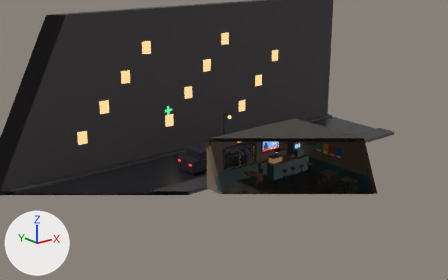
A saved change to the glTF model assets/escenarios/cafeteria.glb.
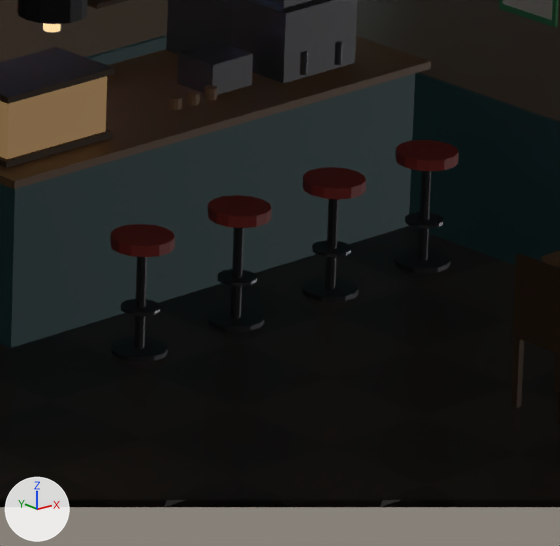
Each version is shown whole from a 50 mm camera at (-26.99, -25.53, 15.25) aimed at (-1.46, 6.38, 2.49), then close up on the part from 61% to 72% of the width and 54% to 71% of the height. Arrows for +X, +Y and +Z are at lower left; the lights stay in place. The first two pictures are the older version. Everything nearer to the camera than a plane just in front of the edit is cut away. Vertices at exactly the same position are counted once.

In view in the first close-up: 'banqueta_asiento', 'banqueta_metal', 'barra_cuerpo', 'barra_tope', 'madera', 'metal', 'muros', 'piso_a', 'piso_b', 'sillas', 'vitrina', 'zocalo' and 6 more.
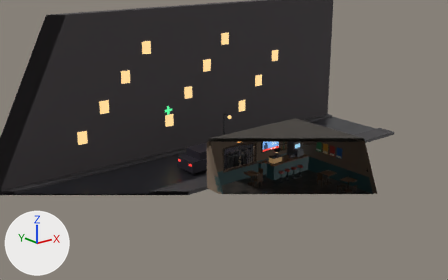
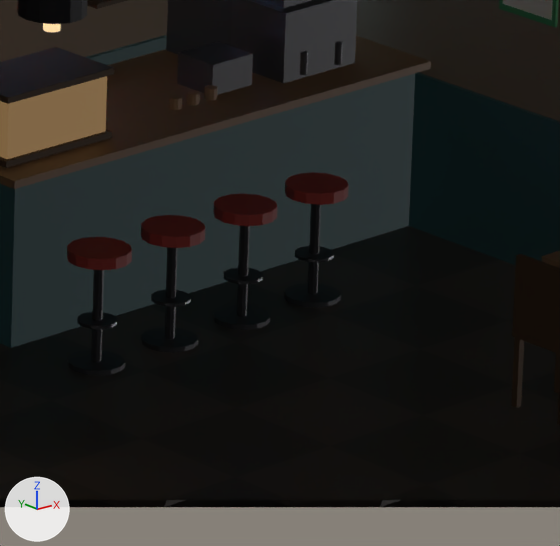
Commit message: Centrar Cashier en la cafeteria

Boxes [x1, y1, x2, y2] around the edits, measured in the close-ups (560 x 546 px; the box of a moved part takes in the faces that stretch with it):
'banqueta_metal', reshaped (19% narrower, 10% shorter)
    before: [111, 171, 450, 362]
    after: [68, 204, 341, 375]
'banqueta_asiento', reshaped (19% narrower, 16% shorter)
    before: [110, 140, 459, 257]
    after: [67, 172, 349, 270]
part 1 of me_banqueta_asiento, moved or reshaped
    before: [110, 224, 175, 257]
    after: [67, 237, 132, 270]
part 2 of me_banqueta_asiento, moved or reshaped
    before: [208, 195, 272, 228]
    after: [141, 215, 205, 248]
part 3 of me_banqueta_asiento, moved or reshaped
    before: [303, 167, 366, 199]
    after: [214, 194, 278, 226]
part 4 of me_banqueta_asiento, moved or reshaped
    before: [396, 140, 459, 171]
    after: [285, 172, 349, 205]
part 5 of me_banqueta_metal, moved or reshaped
    before: [111, 257, 168, 362]
    after: [68, 270, 125, 375]
part 6 of me_banqueta_metal, moved or reshaped
    before: [121, 299, 160, 316]
    after: [78, 312, 117, 329]
part 7 of me_banqueta_metal, moved or reshaped
    before: [207, 227, 264, 332]
    after: [141, 248, 198, 352]
part 8 of me_banqueta_metal, moved or reshaped
    before: [218, 269, 257, 286]
    after: [151, 289, 191, 307]
part 9 of me_banqueta_metal, moved or reshaped
    before: [302, 199, 358, 302]
    after: [213, 226, 270, 330]
part 10 of me_banqueta_metal, moved or reshaped
    before: [312, 240, 351, 257]
    after: [224, 267, 263, 284]
part 11 of me_banqueta_metal, moved or reshaped
    before: [395, 171, 450, 273]
    after: [284, 204, 341, 308]
part 12 of me_banqueta_metal, moved or reshaped
    before: [405, 212, 444, 229]
    after: [295, 246, 334, 263]

The change, as a list of edits to the scene's bpy script:
```text
Change me_banqueta_asiento:
    used by ob_banqueta_asiento; location = (0.0, 0.0, 0.0)
    remove me_banqueta_asiento.from_pydata(...)  # 120 vertices, 224 faces; spans x 0.76..3.54, y 2.59..2.97, z 0.67..0.74
    add me_banqueta_asiento.from_pydata(...)  # 120 vertices, 224 faces; spans x 0.41..2.59, y 2.59..2.97, z 0.67..0.74
    me_banqueta_asiento part 1: the loose piece of 30 vertices spanning x 0.76..1.14, y 2.59..2.97, z 0.67..0.74 is moved by (-0.35, 0.0, 0.0)
    me_banqueta_asiento part 2: the loose piece of 30 vertices spanning x 1.56..1.94, y 2.59..2.97, z 0.67..0.74 is moved by (-0.55, 0.0, 0.0)
    me_banqueta_asiento part 3: the loose piece of 30 vertices spanning x 2.36..2.74, y 2.59..2.97, z 0.67..0.74 is moved by (-0.75, 0.0, 0.0)
    me_banqueta_asiento part 4: the loose piece of 30 vertices spanning x 3.16..3.54, y 2.59..2.97, z 0.67..0.74 is moved by (-0.95, 0.0, 0.0)
Change me_banqueta_metal:
    used by ob_banqueta_metal; location = (0.0, 0.0, 0.0)
    remove me_banqueta_metal.from_pydata(...)  # 292 vertices, 544 faces; spans x 0.78..3.52, y 2.61..2.95, z 0.0..0.66
    add me_banqueta_metal.from_pydata(...)  # 292 vertices, 544 faces; spans x 0.43..2.57, y 2.61..2.95, z 0.0..0.66
    me_banqueta_metal part 5: the loose piece of 47 vertices spanning x 0.78..1.12, y 2.61..2.95, z 0.0..0.66 is moved by (-0.35, 0.0, 0.0)
    me_banqueta_metal part 6: the loose piece of 26 vertices spanning x 0.83..1.07, y 2.66..2.9, z 0.27..0.29 is moved by (-0.35, 0.0, 0.0)
    me_banqueta_metal part 7: the loose piece of 47 vertices spanning x 1.58..1.92, y 2.61..2.95, z 0.0..0.66 is moved by (-0.55, 0.0, 0.0)
    me_banqueta_metal part 8: the loose piece of 26 vertices spanning x 1.63..1.87, y 2.66..2.9, z 0.27..0.29 is moved by (-0.55, 0.0, 0.0)
    me_banqueta_metal part 9: the loose piece of 47 vertices spanning x 2.38..2.72, y 2.61..2.95, z 0.0..0.66 is moved by (-0.75, 0.0, 0.0)
    me_banqueta_metal part 10: the loose piece of 26 vertices spanning x 2.43..2.67, y 2.66..2.9, z 0.27..0.29 is moved by (-0.75, 0.0, 0.0)
    me_banqueta_metal part 11: the loose piece of 47 vertices spanning x 3.18..3.52, y 2.61..2.95, z 0.0..0.66 is moved by (-0.95, 0.0, 0.0)
    me_banqueta_metal part 12: the loose piece of 26 vertices spanning x 3.23..3.47, y 2.66..2.9, z 0.27..0.29 is moved by (-0.95, 0.0, 0.0)
```
